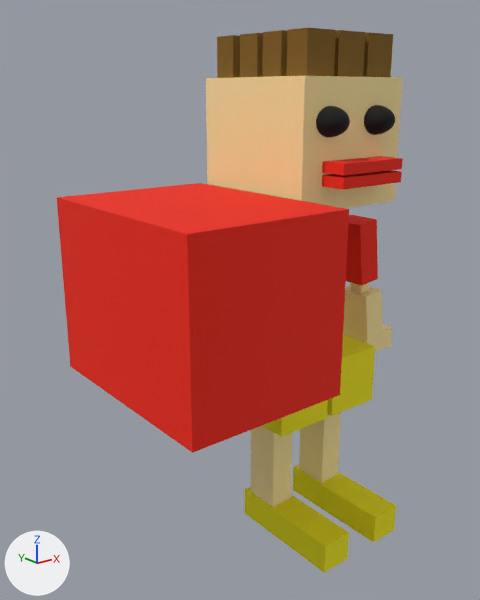
One commit to the FBX model GameTemplate/Game/Assets/modelData/Children/kodomo.fbx: the scene before it, then after it.
Camera for both pictures: a 50 mm camera at (-1.056, -1.052, 0.468) aimed at (-0.154, 0.075, 0.017). The lights are fixed; the arrows at lower left show +X, +Y and +Z. Where no turn or scale is listed for an object, it has been applied to the vertices.
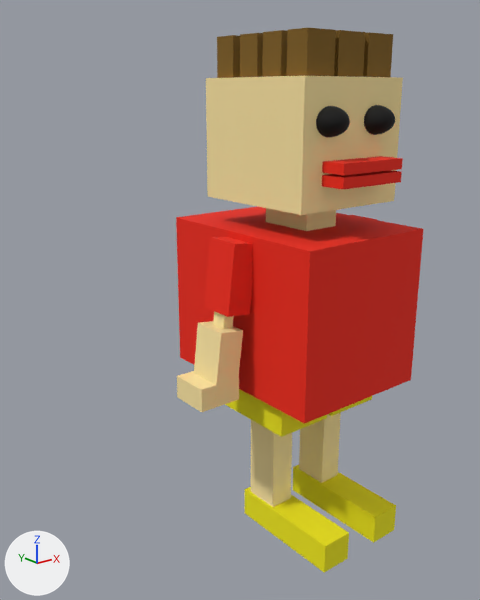
Where the change shows, as pixel boxes (x1, y1, x2, y2) in the pictures (480 x 600 px):
'Box038', moved, turned
    before: (57, 183, 349, 453)
    after: (176, 206, 423, 424)
'Box045', unchanged, uncovered by the edit
    after: (204, 237, 253, 317)
'Box046', unchanged, uncovered by the edit
    after: (194, 321, 243, 402)
'Box039', unchanged, covered by the edit
    before: (327, 335, 375, 416)
    after: (328, 396, 372, 416)
'Box048', unchanged, covered by the edit
    before: (346, 215, 378, 285)
    after: (351, 215, 377, 220)

The change, as a diff of the scene's bpy script:
```diff
--- a/GameTemplate/Game/Assets/modelData/Children/kodomo.fbx.py
+++ b/GameTemplate/Game/Assets/modelData/Children/kodomo.fbx.py
@@ ob_box038 @@
 ob_box038 = bpy.data.objects.new('Box038', me_mesh_031)
-ob_box038.location = (-0.335, -0.245, 0.084)
-ob_box038.rotation_euler = (1.571, 0.0, -3.142)  # degrees (90, 0, -180)
+ob_box038.location = (-0.002, 0.294, -0.005)
+ob_box038.rotation_euler = (1.571, 0.0, 0.0)  # degrees (90, 0, 0)
 ob_box038.scale = (0.0208, 0.0164, 0.0254)
```
